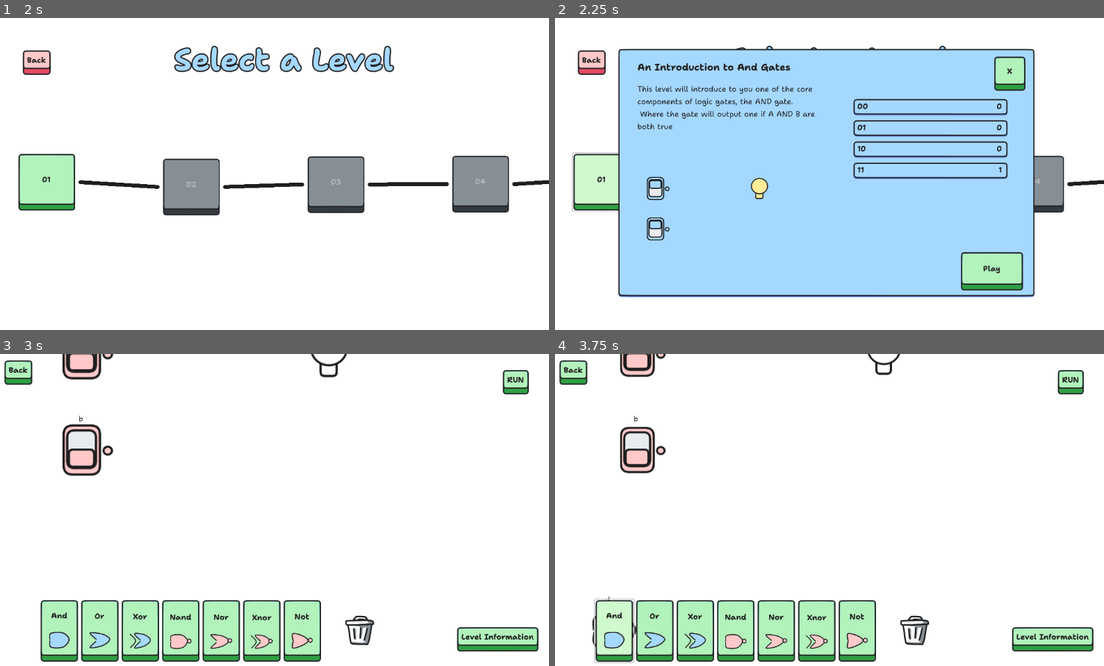
Above: before the commit, frames 1-4 (two rows, left to right).
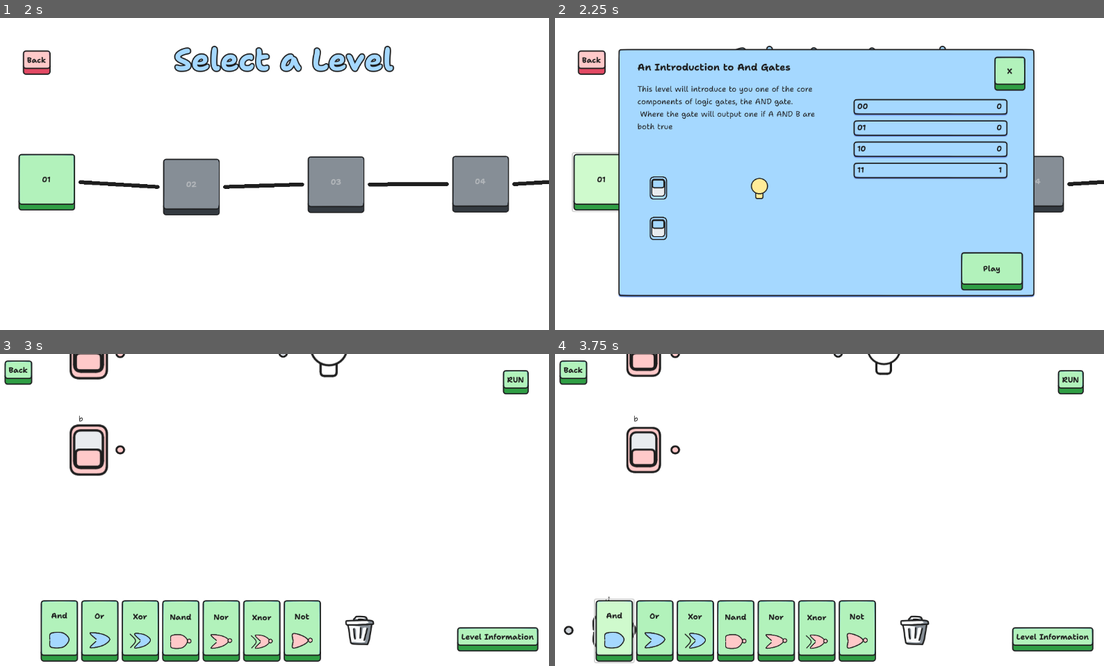
Above: after the commit, the same moments.

Repository: sininen-blue/logic-gate-tesseract
Game: Godot game, scene res://ui/title_page.tscn
The game is run twice, just before and just after one commit, with the same random seed, the same clock (stepped at 60 frames per second) and the same inputs.
Inputs:
- Up to frame 1 (2 s): click "Play" at 0.5 s; click "Play" at 1.25 s
- Up to frame 2 (2.25 s): click "01" at 2 s
- Up to frame 3 (3 s): click "Play" at 2.75 s
- Up to frame 4 (3.75 s): click "And" at 3.5 s

Frame 1 is identical in both runs. In frame 2, 0.4% of the frame differs, in the area x 16-21%, y 50-72%; in frame 3, 1.3%, in the area x 11-53%, y 0-40%; in frame 4, 1.2%.
Error in both runs: Cannot call method 'get_files' on a null value. (res://ui/stage_select/stage_select.gd:31)

Commit message:
adjusted sprites and added dot indicators

Diff:
--- a/simulation/gate.gd
+++ b/simulation/gate.gd
@@ -2,6 +2,10 @@
 class_name Gate
 
 signal mouse_near(gate: Gate)
+
+const BLUE_DOT = preload("res://assets/simulation/dots/blueDot.png")
+const RED_DOT = preload("res://assets/simulation/dots/redDot.png")
+const GRAY_DOT = preload("res://assets/simulation/dots/grayDot.png")
 
 @export_enum("and", "or", "xor", "nand", "nor", "xnor", "not", "start", "end") var gate_type : String = "and"
 var value : int = 2:
@@ -17,6 +21,8 @@
 
 @onready var start_label: Label = $StartLabel
 @onready var sprite: Sprite2D = $Sprite2D
+@onready var right_dot_sprite: Sprite2D = $RightDotSprite
+@onready var left_dot_sprite: Sprite2D = $LeftDotSprite
 @onready var animation_player: AnimationPlayer = $AnimationPlayer
 
 @onready var input_area: Area2D = $InputArea
@@ -47,7 +53,10 @@
 		input_max = 1
 
 	if self.gate_type == "start":
+		left_dot_sprite.visible = false
 		input_max = 0
+	if self.gate_type == "end":
+		right_dot_sprite.visible = false
 
 	start_label.text = gate_name
 
@@ -99,10 +108,16 @@
 func handle_textures(type : String) -> void:
 	if value == 0: # false
 		sprite.texture = load("res://assets/simulation/"+type+"-false.png")
+		right_dot_sprite.texture = RED_DOT
+		left_dot_sprite.texture = RED_DOT
 	elif value == 1: # true
 		sprite.texture = load("res://assets/simulation/"+type+".png")
+		right_dot_sprite.texture = BLUE_DOT
+		left_dot_sprite.texture = BLUE_DOT
 	elif value == 2: # inactive
 		sprite.texture = load("res://assets/simulation/"+type+"-inactive.png")
+		right_dot_sprite.texture = GRAY_DOT
+		left_dot_sprite.texture = GRAY_DOT
 
 
 func _on_mouse_area_mouse_entered() -> void:
--- a/simulation/gate.tscn
+++ b/simulation/gate.tscn
@@ -1,7 +1,8 @@
-[gd_scene load_steps=25 format=3 uid="uid://psym6w7moids"]
+[gd_scene load_steps=26 format=3 uid="uid://psym6w7moids"]
 
 [ext_resource type="Script" path="res://simulation/gate.gd" id="1_a5p5t"]
 [ext_resource type="Texture2D" uid="uid://l45ie1jqj5qx" path="res://assets/simulation/start.png" id="2_boiif"]
+[ext_resource type="Texture2D" uid="uid://drdccdfj0inos" path="res://assets/simulation/dots/blueDot.png" id="3_l2a4a"]
 [ext_resource type="Texture2D" uid="uid://c8m6rjuh47nkr" path="res://assets/simulation/indicator/indicator.png" id="3_nwehx"]
 
 [sub_resource type="CapsuleShape2D" id="CapsuleShape2D_8st0f"]
@@ -303,7 +304,16 @@
 [node name="Sprite2D" type="Sprite2D" parent="."]
 texture = ExtResource("2_boiif")
 
+[node name="RightDotSprite" type="Sprite2D" parent="."]
+position = Vector2(68, 1)
+texture = ExtResource("3_l2a4a")
+
+[node name="LeftDotSprite" type="Sprite2D" parent="."]
+position = Vector2(-94, 0)
+texture = ExtResource("3_l2a4a")
+
 [node name="CollisionShape2D" type="CollisionShape2D" parent="."]
+position = Vector2(-13, 0)
 rotation = 1.5708
 shape = SubResource("CapsuleShape2D_8st0f")
 
Binary file added: assets/simulation/dots/blueDot.png
Not shown, added: assets/simulation/dots/blueDot.png.import
Binary file added: assets/simulation/dots/grayDot.png
Not shown, added: assets/simulation/dots/grayDot.png.import
Binary file added: assets/simulation/dots/redDot.png
Not shown, added: assets/simulation/dots/redDot.png.import
Binary file changed: assets/simulation/start-false.png
Binary file changed: assets/simulation/start-inactive.png
Binary file changed: assets/simulation/start.png
